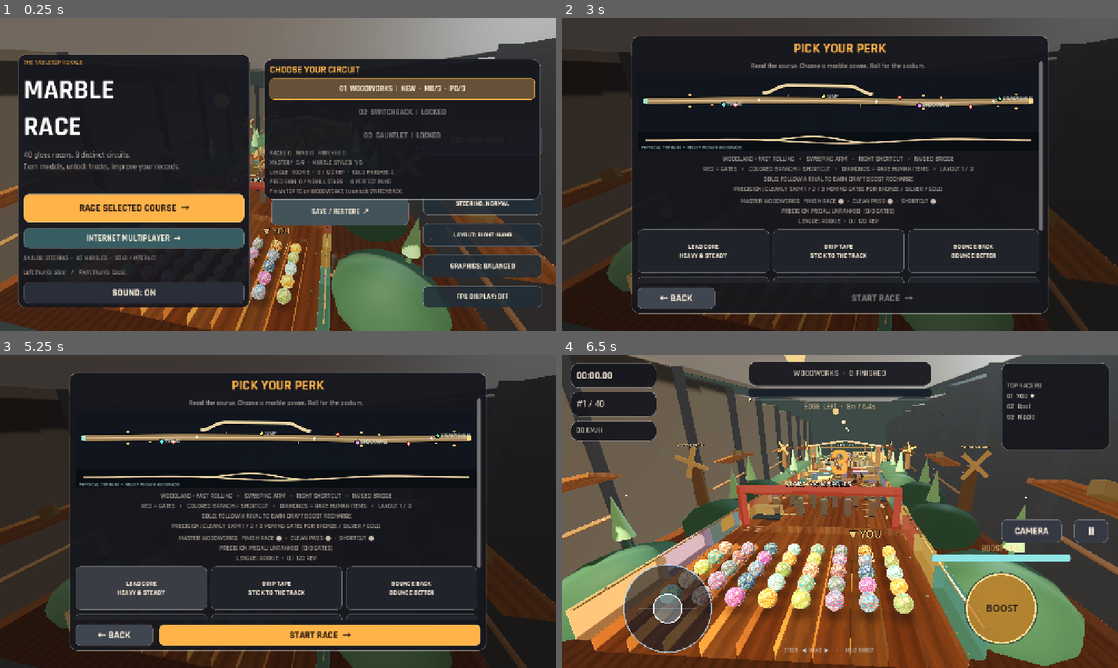
Above: before the commit, frames 1-4 (two rows, left to right).
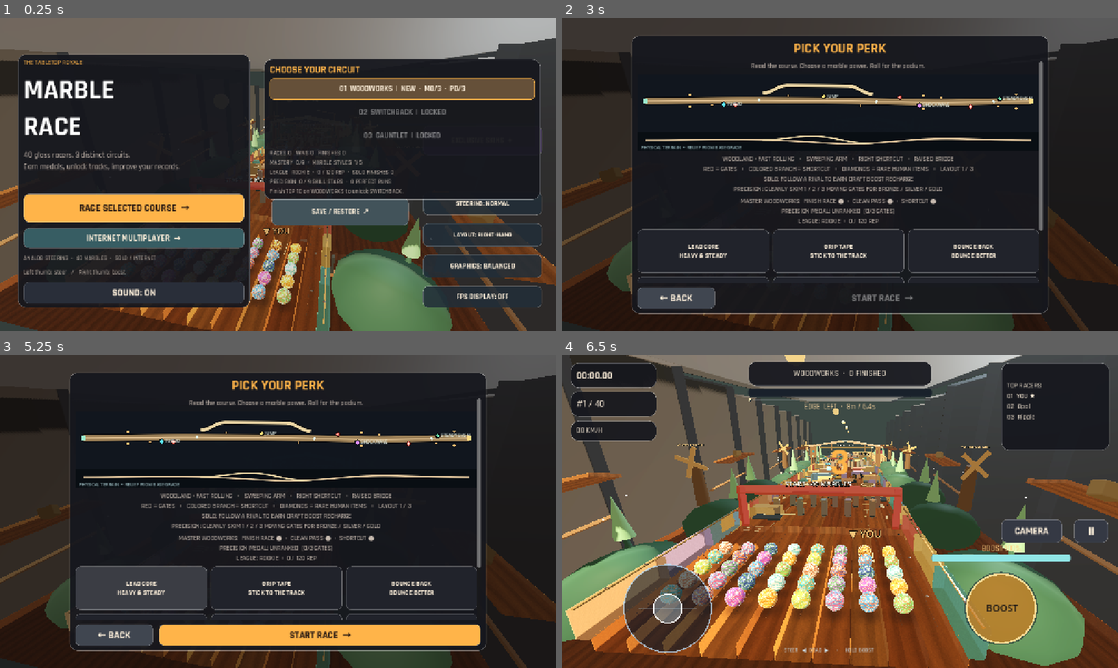
Above: after the commit, the same moments.

Repository: dbrckk/Marble-race-
Game: Godot game, scene res://scenes/main.tscn
The game is run twice, just before and just after one commit, with the same random seed, the same clock (stepped at 60 frames per second) and the same inputs.
Inputs:
- Up to frame 1 (0.25 s): no input
- Up to frame 2 (3 s): click "STEERING: NORMAL" at 0.5 s; click "01 WOODWORKS | NEW · M0/3 · P…" at 1.25 s; click "01 WOODWORKS | NEW · M0/3 · P…" at 2 s; click "RACE SELECTED COURSE →" at 2.75 s
- Up to frame 3 (5.25 s): click "HEAD START JUMP THE GUN" at 3.5 s; click "HEAD START JUMP THE GUN" at 4.25 s; click "LEAD CORE HEAVY & STEADY" at 5 s
- Up to frame 4 (6.5 s): click "START RACE →" at 5.75 s

The runs differ from the first frame. In frame 1, less than 0.1% of the frame differs, in the area x 30-99%, y 22-98%; in frame 2, 0.3%; in frame 3, 0.3%; in frame 4, 0.3%, in the area x 4-91%, y 1-100%.

Commit message:
Give each biome distinct physically traversable rolling crests with zero new draw calls

Diff:
--- a/scripts/track_path.gd
+++ b/scripts/track_path.gd
@@ -21,6 +21,12 @@
 const RELIEF_AMPLITUDES := [0.55,1.10,1.45]
 const RELIEF_CYCLES := [1.45,2.0,2.5]
 const RELIEF_PHASES := [0.06,0.13,0.22]
+# Small biome-specific rolling crests. They are part of the authoritative
+# physical height function, not decorative meshes or hidden speed boosts.
+# Their smooth envelope keeps the grid, finish and joins unchanged.
+const MICRO_RELIEF := [0.10,0.17,0.24]
+const MICRO_CYCLES := [3.0,3.5,4.0]
+const MICRO_PHASES := [0.15,0.38,0.61]
 
 static func height_at(z: float, track: int) -> float:
     # A continuous smooth physical course profile. Fade to the original
@@ -31,7 +37,9 @@
     var envelope: float = pow(sin(PI*progress),2.0)
     var crest: float = RELIEF_AMPLITUDES[selected]*envelope*sin(
         TAU*(RELIEF_CYCLES[selected]*progress+RELIEF_PHASES[selected]))
-    return z*BASE_SLOPE+crest
+    var rolling: float = MICRO_RELIEF[selected]*envelope*sin(
+        TAU*(MICRO_CYCLES[selected]*progress+MICRO_PHASES[selected]))
+    return z*BASE_SLOPE+crest+rolling
 
 static func grade_at(z: float, track: int) -> float:
     # Local derivative determines the angle of every *physical* plank,
